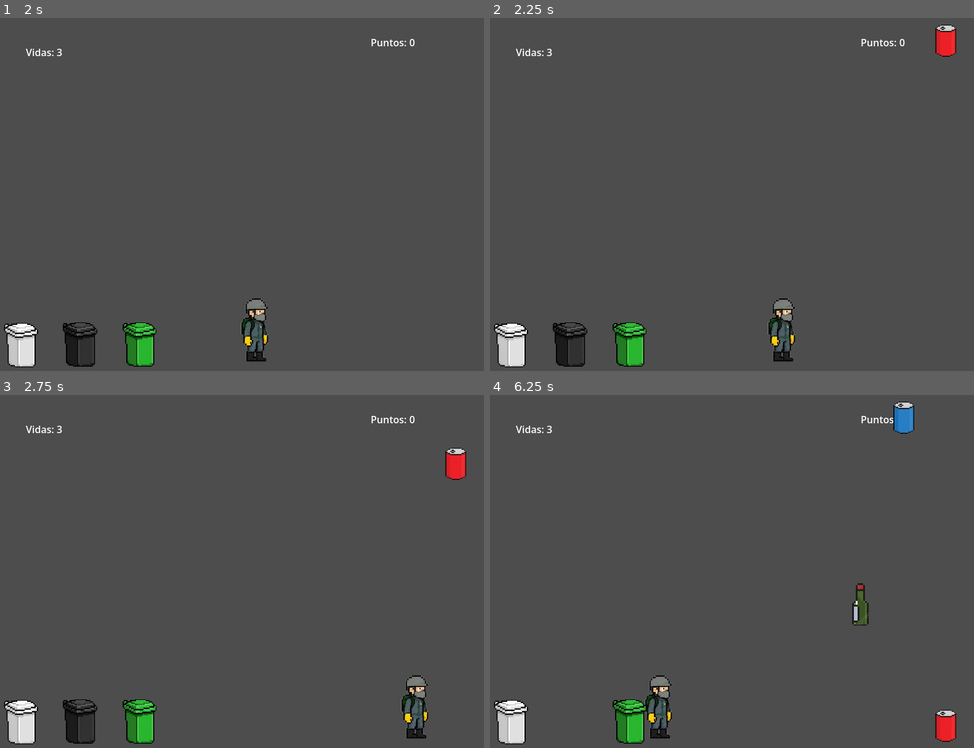
Above: before the commit, frames 1-4 (two rows, left to right).
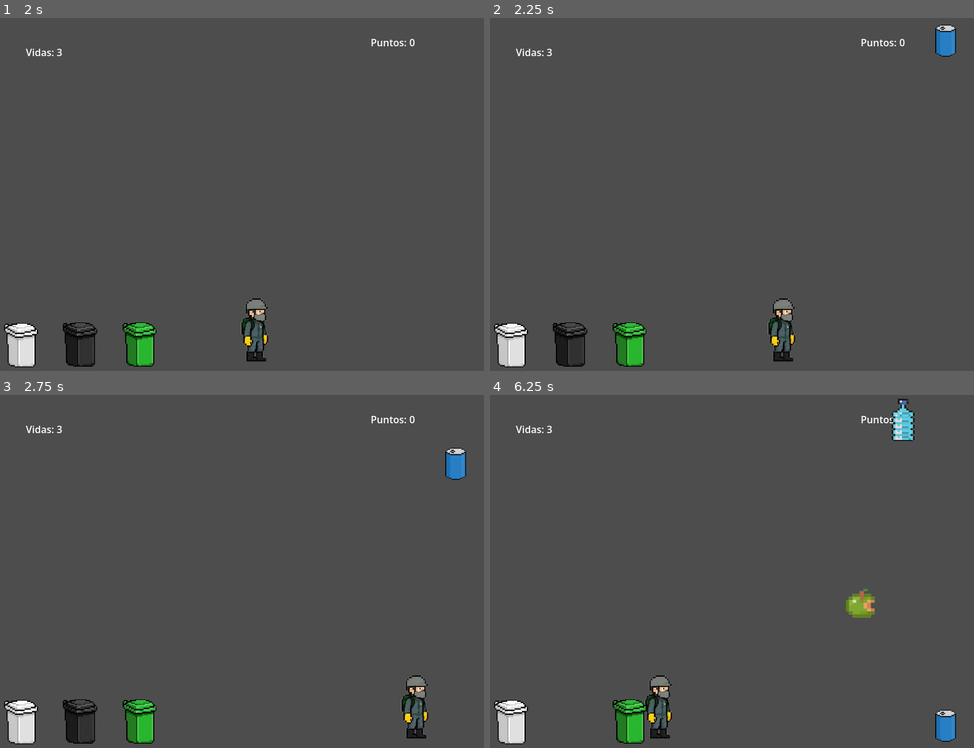
Above: after the commit, the same moments.

Repository: carlosForero1/videoJuego
Game: Godot game, scene res://escenaPrincipales/escenaNivel.tscn
Two runs of this game, one before a commit and one after it. Both use one fixed random seed, a clock stepped at 60 frames per second and the inputs below.
Inputs:
- Up to frame 1 (2 s): tap Enter at 0.5 s; hold D (derecha) 0.53-1.28 s; hold E (recoger) 0.53-1.28 s; hold A (izquierda) from 1.28 s (still down); tap E (recoger) at 1.35 s
- Up to frame 2 (2.25 s): release A (izquierda) at 2.03 s; hold D (derecha) from 2.03 s (still down); hold E (recoger) from 2.03 s (still down)
- Up to frame 3 (2.75 s): keep holding D (derecha); keep holding E (recoger)
- Up to frame 4 (6.25 s): release E (recoger) at 2.78 s; tap E (recoger) at 2.85, 4.35, 5.85 s; release D (derecha) at 3.53 s; hold E (recoger) 3.53-4.28 s; hold A (izquierda) 3.53-5.78 s; hold E (recoger) 5.03-5.78 s; hold D (derecha) from 5.78 s (still down)

Frame 1 is identical in both runs. In frame 2, 0.3% of the frame differs, in the area x 91-97%, y 1-11%; in frame 3, 0.3%; in frame 4, 1.3%, in the area x 73-97%, y 1-99%.

Commit message:
:rocket: se agrego escenas para contenedor verde

Diff:
--- a/escenaPrincipales/escenaNivel.tscn
+++ b/escenaPrincipales/escenaNivel.tscn
@@ -1,6 +1,7 @@
 [gd_scene format=3 uid="uid://o8g06688dxf7"]
 
 [ext_resource type="Script" uid="uid://mqp6vqbs7hpx" path="res://scripts/escena_nivel.gd" id="1_amxxp"]
+[ext_resource type="PackedScene" uid="uid://plgdgmrmihvg" path="res://escenas/basuras/comidas/manzanas/ManzanaVerde.tscn" id="2_3efce"]
 [ext_resource type="PackedScene" uid="uid://coosb7exub8sv" path="res://escenas/Player.tscn" id="2_g4h52"]
 [ext_resource type="PackedScene" uid="uid://boh10wckrgdk" path="res://escenas/basureros/basureroBlanco.tscn" id="2_sf6sp"]
 [ext_resource type="PackedScene" uid="uid://bdeekvcu5sxex" path="res://escenas/basureros/basureroNegro.tscn" id="3_g4h52"]
@@ -11,6 +12,9 @@
 [ext_resource type="PackedScene" uid="uid://rp1ypcgnjrye" path="res://escenas/basuras/latas/LataAzul.tscn" id="7_ek14j"]
 [ext_resource type="PackedScene" uid="uid://bgm7buslwhxki" path="res://escenas/basuras/latas/LataAmarilla.tscn" id="9_3efce"]
 [ext_resource type="PackedScene" uid="uid://b6knjb4gn5lyn" path="res://escenas/basuras/botellas/BotellaPlastico.tscn" id="11_0uaiv"]
+[ext_resource type="PackedScene" uid="uid://cng5y1jx28k0u" path="res://escenas/basuras/comidas/manzanas/ManzanaRoja.tscn" id="13_vij12"]
+[ext_resource type="PackedScene" uid="uid://bcwashvxrimr5" path="res://escenas/basuras/comidas/agricolas/Rastrojo.tscn" id="14_wcx0v"]
+[ext_resource type="PackedScene" uid="uid://nteam2xpd5xf" path="res://escenas/basuras/comidas/agricolas/Bagazo.tscn" id="15_uo7tm"]
 
 [sub_resource type="PhysicsMaterial" id="PhysicsMaterial_3alid"]
 
@@ -69,7 +73,7 @@
 [node name="Spawner" type="Node2D" parent="." unique_id=2046053099]
 position = Vector2(440, 16)
 script = ExtResource("6_ju2q7")
-basuras = Array[PackedScene]([ExtResource("11_0uaiv"), ExtResource("7_ek14j"), ExtResource("5_g4h52"), ExtResource("9_3efce"), ExtResource("7_ckgf4")])
+basuras = Array[PackedScene]([ExtResource("11_0uaiv"), ExtResource("7_ek14j"), ExtResource("5_g4h52"), ExtResource("9_3efce"), ExtResource("7_ckgf4"), ExtResource("2_3efce"), ExtResource("13_vij12"), ExtResource("14_wcx0v"), ExtResource("15_uo7tm")])
 
 [node name="VidasLabel" type="Label" parent="." unique_id=975428698]
 offset_left = 56.0
--- /dev/null
+++ b/escenas/basuras/comidas/Pizza/Pizza.tscn
@@ -0,0 +1,21 @@
+[gd_scene format=3 uid="uid://dkpsxvy3c00ka"]
+
+[ext_resource type="Texture2D" uid="uid://c2ajpk8mmprvl" path="res://imagenes/descarga-removebg-preview (1).png" id="1_5ii02"]
+[ext_resource type="Script" uid="uid://cernmyej3g6cj" path="res://scripts/Basura.gd" id="2_ormw8"]
+
+[sub_resource type="RectangleShape2D" id="RectangleShape2D_5ii02"]
+size = Vector2(48, 64)
+
+[node name="Pizza" type="CharacterBody2D" unique_id=674239323]
+script = ExtResource("2_ormw8")
+tipo = "verde"
+
+[node name="Sprite2D" type="Sprite2D" parent="." unique_id=574188610]
+position = Vector2(-1.1368684e-13, 0)
+scale = Vector2(0.5549305, 0.49223086)
+texture = ExtResource("1_5ii02")
+region_enabled = true
+region_rect = Rect2(56, 48, 112, 128)
+
+[node name="CollisionShape2D" type="CollisionShape2D" parent="." unique_id=2078825488]
+shape = SubResource("RectangleShape2D_5ii02")
--- /dev/null
+++ b/escenas/basuras/comidas/agricolas/Bagazo.tscn
@@ -0,0 +1,23 @@
+[gd_scene format=3 uid="uid://nteam2xpd5xf"]
+
+[ext_resource type="Script" uid="uid://cernmyej3g6cj" path="res://scripts/Basura.gd" id="1_i316m"]
+[ext_resource type="Texture2D" uid="uid://qexaxndeuk3q" path="res://imagenes/a9a4954c-6213-44a8-bd6c-ab1cdb34486a-removebg-preview.png" id="2_jogjj"]
+
+[sub_resource type="RectangleShape2D" id="RectangleShape2D_jogjj"]
+size = Vector2(32.000008, 32)
+
+[node name="Casca" type="CharacterBody2D" unique_id=1273992583]
+script = ExtResource("1_i316m")
+tipo = "verde"
+
+[node name="Sprite2D" type="Sprite2D" parent="." unique_id=1501022080]
+position = Vector2(0, -1.9073486e-06)
+scale = Vector2(0.27631578, 0.30637255)
+texture = ExtResource("2_jogjj")
+region_enabled = true
+region_rect = Rect2(264, 160, 144, 120)
+
+[node name="CollisionShape2D" type="CollisionShape2D" parent="." unique_id=51605079]
+position = Vector2(-4.7683716e-07, 0)
+scale = Vector2(0.9999997, 1)
+shape = SubResource("RectangleShape2D_jogjj")
--- /dev/null
+++ b/escenas/basuras/comidas/agricolas/Casca.tscn
@@ -0,0 +1,22 @@
+[gd_scene format=3 uid="uid://c8uixc2cxbdc0"]
+
+[ext_resource type="Texture2D" uid="uid://qexaxndeuk3q" path="res://imagenes/a9a4954c-6213-44a8-bd6c-ab1cdb34486a-removebg-preview.png" id="1_iy3d7"]
+[ext_resource type="Script" uid="uid://cernmyej3g6cj" path="res://scripts/Basura.gd" id="1_uwhrg"]
+
+[sub_resource type="CircleShape2D" id="CircleShape2D_iy3d7"]
+radius = 32.0
+
+[node name="Casca" type="CharacterBody2D" unique_id=1273992583]
+script = ExtResource("1_uwhrg")
+tipo = "verde"
+
+[node name="CollisionShape2D" type="CollisionShape2D" parent="." unique_id=51605079]
+position = Vector2(0, 16)
+shape = SubResource("CircleShape2D_iy3d7")
+
+[node name="Sprite2D" type="Sprite2D" parent="." unique_id=1501022080]
+position = Vector2(-7.6293945e-06, 1.9073486e-06)
+scale = Vector2(0.55263156, 0.5588235)
+texture = ExtResource("1_iy3d7")
+region_enabled = true
+region_rect = Rect2(56, 144, 152, 136)
--- /dev/null
+++ b/escenas/basuras/comidas/agricolas/Rastrojo.tscn
@@ -0,0 +1,23 @@
+[gd_scene format=3 uid="uid://bcwashvxrimr5"]
+
+[ext_resource type="Texture2D" uid="uid://qexaxndeuk3q" path="res://imagenes/a9a4954c-6213-44a8-bd6c-ab1cdb34486a-removebg-preview.png" id="1_avnky"]
+[ext_resource type="Script" uid="uid://cernmyej3g6cj" path="res://scripts/Basura.gd" id="2_mmhb7"]
+
+[sub_resource type="RectangleShape2D" id="RectangleShape2D_jogjj"]
+size = Vector2(64.00001, 80)
+
+[node name="Casca" type="CharacterBody2D" unique_id=1273992583]
+script = ExtResource("2_mmhb7")
+tipo = "verde"
+
+[node name="Sprite2D" type="Sprite2D" parent="." unique_id=1501022080]
+position = Vector2(-2.7105054e-20, 0)
+scale = Vector2(0.55263156, 0.5588235)
+texture = ExtResource("1_avnky")
+region_enabled = true
+region_rect = Rect2(472, 128, 144, 152)
+
+[node name="CollisionShape2D" type="CollisionShape2D" parent="." unique_id=51605079]
+position = Vector2(-9.53674e-07, 0)
+scale = Vector2(0.9999997, 1)
+shape = SubResource("RectangleShape2D_jogjj")
--- /dev/null
+++ b/escenas/basuras/comidas/manzanas/ManzanaRoja.tscn
@@ -0,0 +1,22 @@
+[gd_scene format=3 uid="uid://cng5y1jx28k0u"]
+
+[ext_resource type="Script" uid="uid://cernmyej3g6cj" path="res://scripts/Basura.gd" id="1_gba41"]
+[ext_resource type="Texture2D" uid="uid://dl0u1idev5dip" path="res://imagenes/descarga-removebg-preview.png" id="1_ykhde"]
+
+[sub_resource type="RectangleShape2D" id="RectangleShape2D_4lg8q"]
+size = Vector2(48, 40)
+
+[node name="ManzanaVerde" type="CharacterBody2D" unique_id=1638987679]
+script = ExtResource("1_gba41")
+tipo = "verde"
+
+[node name="Sprite2D" type="Sprite2D" parent="." unique_id=1589062851]
+position = Vector2(-9.536743e-07, 0)
+scale = Vector2(0.74999994, 0.6)
+texture = ExtResource("1_ykhde")
+region_enabled = true
+region_rect = Rect2(96, 16, 64, 80)
+
+[node name="CollisionShape2D" type="CollisionShape2D" parent="." unique_id=2059297441]
+position = Vector2(0, 4)
+shape = SubResource("RectangleShape2D_4lg8q")
--- /dev/null
+++ b/escenas/basuras/comidas/manzanas/ManzanaVerde.tscn
@@ -0,0 +1,22 @@
+[gd_scene format=3 uid="uid://plgdgmrmihvg"]
+
+[ext_resource type="Texture2D" uid="uid://dl0u1idev5dip" path="res://imagenes/descarga-removebg-preview.png" id="1_4lg8q"]
+[ext_resource type="Script" uid="uid://cernmyej3g6cj" path="res://scripts/Basura.gd" id="2_1rrtt"]
+
+[sub_resource type="RectangleShape2D" id="RectangleShape2D_4lg8q"]
+size = Vector2(48, 40)
+
+[node name="ManzanaVerde" type="CharacterBody2D" unique_id=1638987679]
+script = ExtResource("2_1rrtt")
+tipo = "verde"
+
+[node name="Sprite2D" type="Sprite2D" parent="." unique_id=1589062851]
+position = Vector2(-9.536743e-07, 0)
+scale = Vector2(0.74999994, 0.6)
+texture = ExtResource("1_4lg8q")
+region_enabled = true
+region_rect = Rect2(96, 104, 64, 80)
+
+[node name="CollisionShape2D" type="CollisionShape2D" parent="." unique_id=2059297441]
+position = Vector2(0, 4)
+shape = SubResource("RectangleShape2D_4lg8q")
Binary file added: imagenes/a9a4954c-6213-44a8-bd6c-ab1cdb34486a-removebg-preview.png
Not shown, added: imagenes/a9a4954c-6213-44a8-bd6c-ab1cdb34486a-removebg-preview.png.import
Binary file added: imagenes/descarga-removebg-preview (1).png
Not shown, added: imagenes/descarga-removebg-preview (1).png.import
Binary file added: imagenes/descarga-removebg-preview.png
Not shown, added: imagenes/descarga-removebg-preview.png.import
